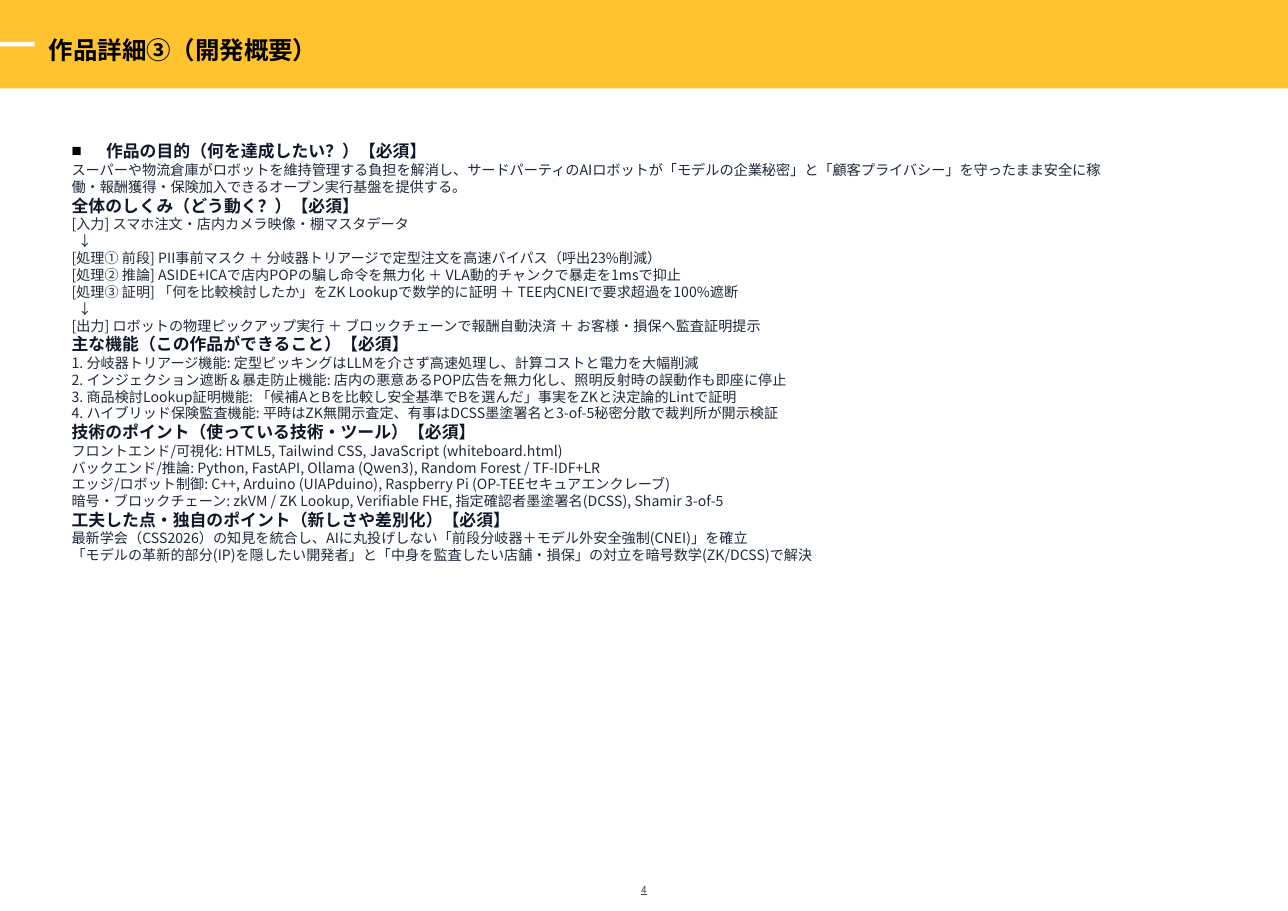
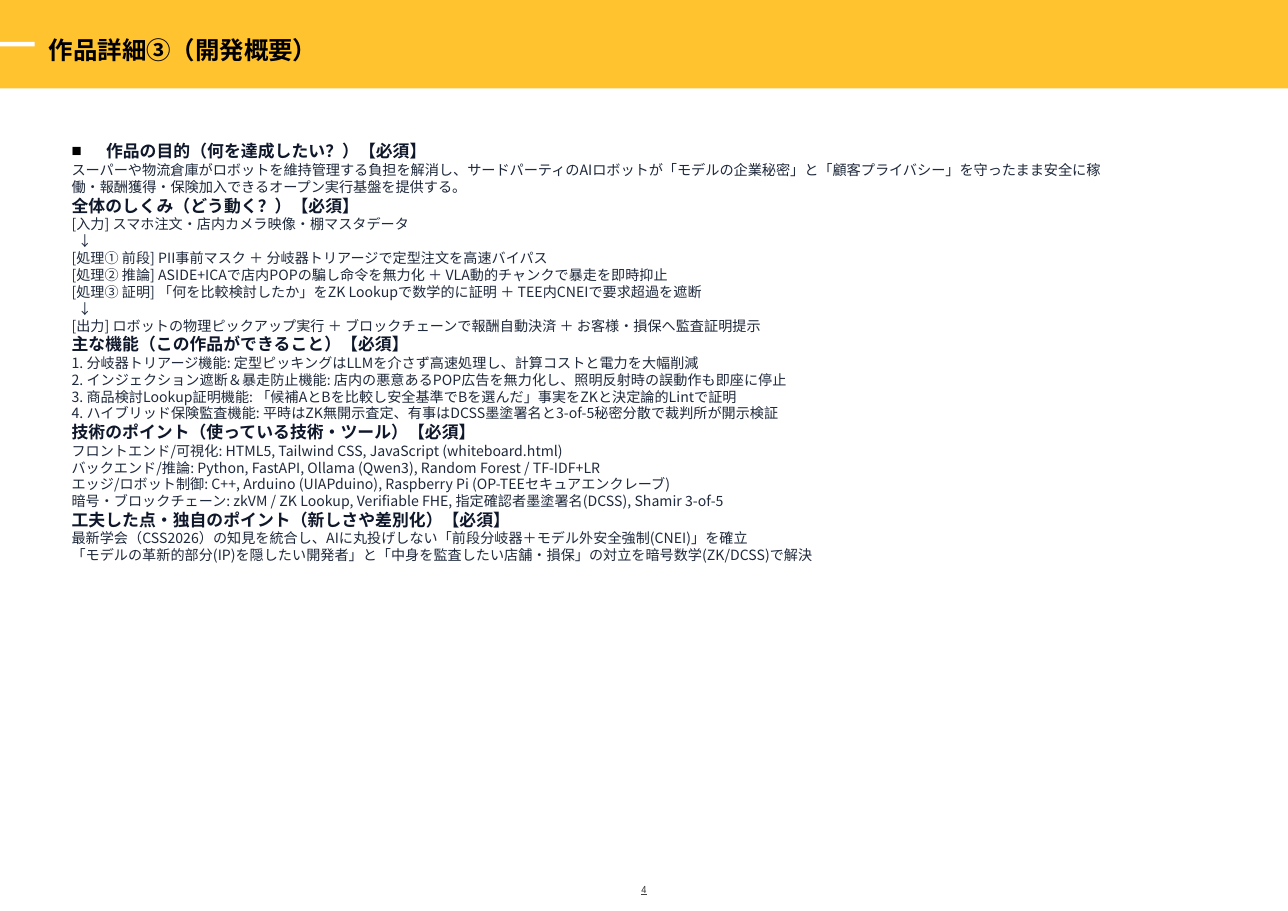
Before and after one commit to sururu-k/ProofPick, a slide deck: slide 5 of submission/zenjyocon_entry_sheet_2026.pptx. Drawn at 1288x911 pixels with LibreOffice and Linux fonts; fonts in the diff are those of the drawing; background and template pictures are left out. Boxes give left, top, right and bottom in pixels: in the first picture for what was removed or moved away, otherwise in the second. Text is boxed around its words. In the diff, an @@ line names an element or a change of style, - is before the commit and + after.

```diff
--- a/submission/zenjyocon_entry_sheet_2026.pptx
+++ b/submission/zenjyocon_entry_sheet_2026.pptx
@@ text at (72,217,761,334): text changed @@
-[入力] スマホ注文・店内カメラ映像・棚マスタデータ
-↓
-[処理① 前段] PII事前マスク ＋ 分岐器トリアージで定型注文を高速バイパス（呼出23%削減）
-[処理② 推論] ASIDE+ICAで店内POPの騙し命令を無力化 ＋ VLA動的チャンクで暴走を1msで抑止
-[処理③ 証明] 「何を比較検討したか」をZK Lookupで数学的に証明 ＋ TEE内CNEIで要求超過を100%遮断
-↓
-[出力] ロボットの物理ピックアップ実行 ＋ ブロックチェーンで報酬自動決済 ＋ お客様・損保へ監査証明提示
+[入力] スマホ注文・店内カメラ映像・棚マスタデータ
+↓
+[処理① 前段] PII事前マスク ＋ 分岐器トリアージで定型注文を高速バイパス
+[処理② 推論] ASIDE+ICAで店内POPの騙し命令を無力化 ＋ VLA動的チャンクで暴走を即時抑止
+[処理③ 証明] 「何を比較検討したか」をZK Lookupで数学的に証明 ＋ TEE内CNEIで要求超過を遮断
+↓
+[出力] ロボットの物理ピックアップ実行 ＋ ブロックチェーンで報酬自動決済 ＋ お客様・損保へ監査証明提示
```
Also in this commit, not shown: 7 other slides changed, 9 other files.
